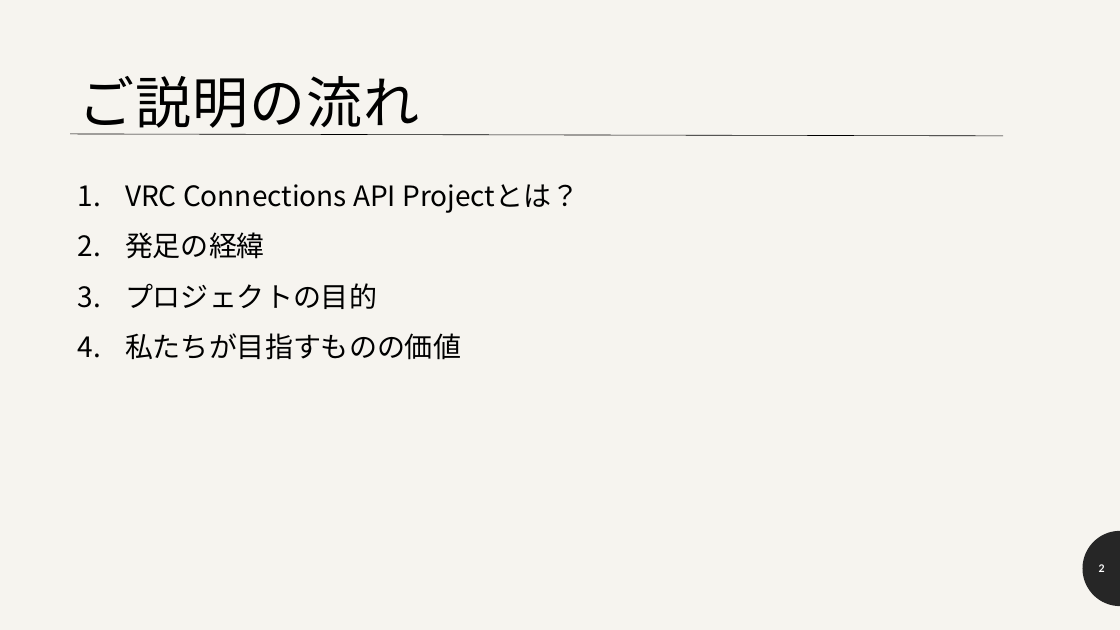
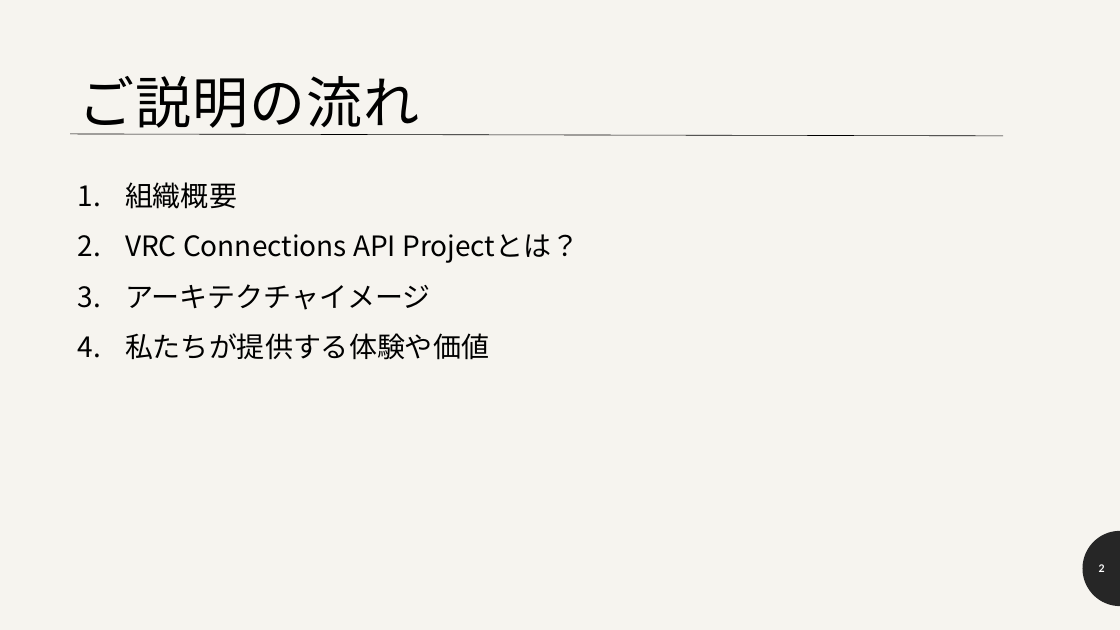
Before and after one commit to nHaruka-git/VRC-Connestions-API-Project-Public-Resources, a slide deck: slide 2 of 対外紹介資料.pptx. Drawn at 1120x630 pixels with LibreOffice and Linux fonts; fonts in the diff are those of the drawing. Boxes give left, top, right and bottom in pixels: in the first picture for what was removed or moved away, otherwise in the second. Text is boxed around its words. In the diff, an @@ line names an element or a change of style, - is before the commit and + after.

```diff
--- a/対外紹介資料.pptx
+++ b/対外紹介資料.pptx
@@ text at (125, 182, 237, 209): paragraph added @@
+1. 組織概要
@@ text at (125, 284, 489, 360): text changed @@
-2. 発足の経緯
-3. プロジェクトの目的
-4. 私たちが目指すものの価値
+3. アーキテクチャイメージ
+4. 私たちが提供する体験や価値
```
Also in this commit, not shown: 6 other slides changed, 10 slides added, 2 slides removed, 25 other files.
